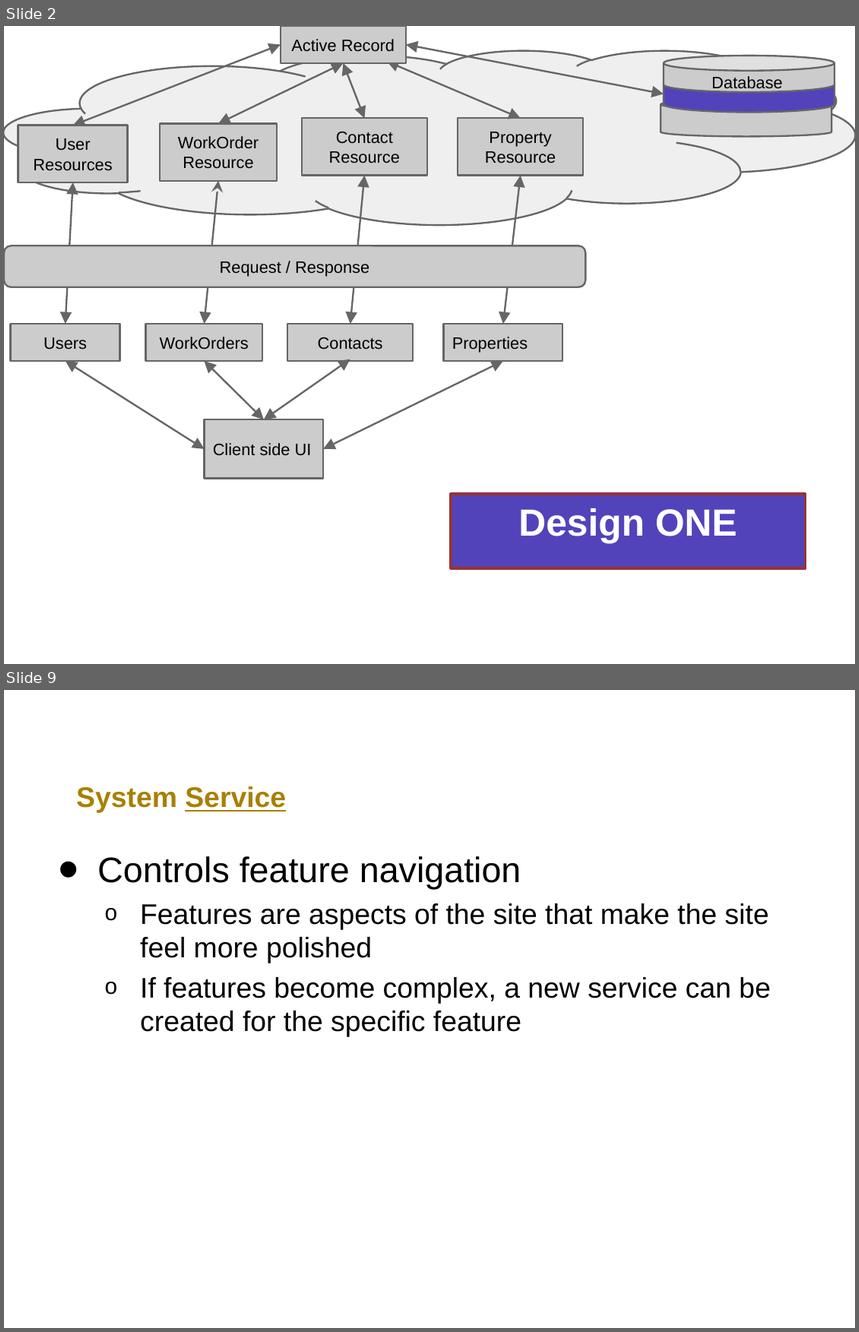
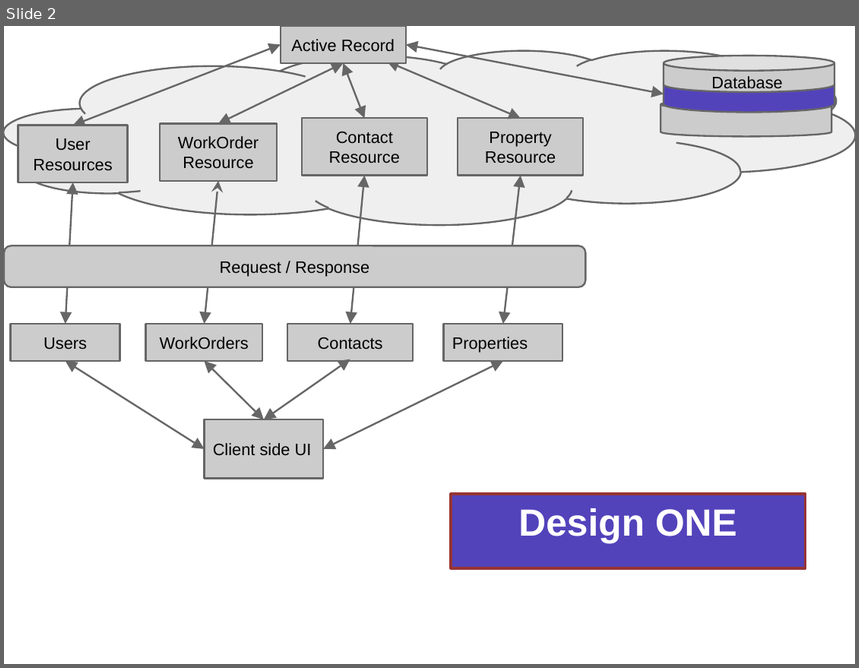
Before and after one commit to jjm3x3/propertyManager, a slide deck: DesignPlans.pptx. Shown one above the other, each under a label of ours: slides 2 and 9 before the commit, slide 2 after it; the slides between them are not shown. The pictures are 859x1332 and 859x668 pixels, drawn with LibreOffice and Linux fonts; fonts in the diff are those of the drawing. Boxes give left, top, right and bottom in pixels: in the first picture for what was removed or moved away, otherwise in the second. Text is boxed around its words. In the diff, an @@ line names an element or a change of style, - is before the commit and + after.

```diff
--- a/DesignPlans.pptx
+++ b/DesignPlans.pptx
@@ slide 9 removed at (4, 690, 855, 1328), background #FFFFFF @@
@@ title removed at (76, 787, 286, 813) @@
-System Service
@@ text removed at (97, 856, 771, 1037) @@
-• Controls feature navigation
-  o Features are aspects of the site that make the site feel more polished
-  o If features become complex, a new service can be created for the specific feature
```
Also in this commit, not shown: 2 slides changed, 7 slides added, 8 other slides removed.
